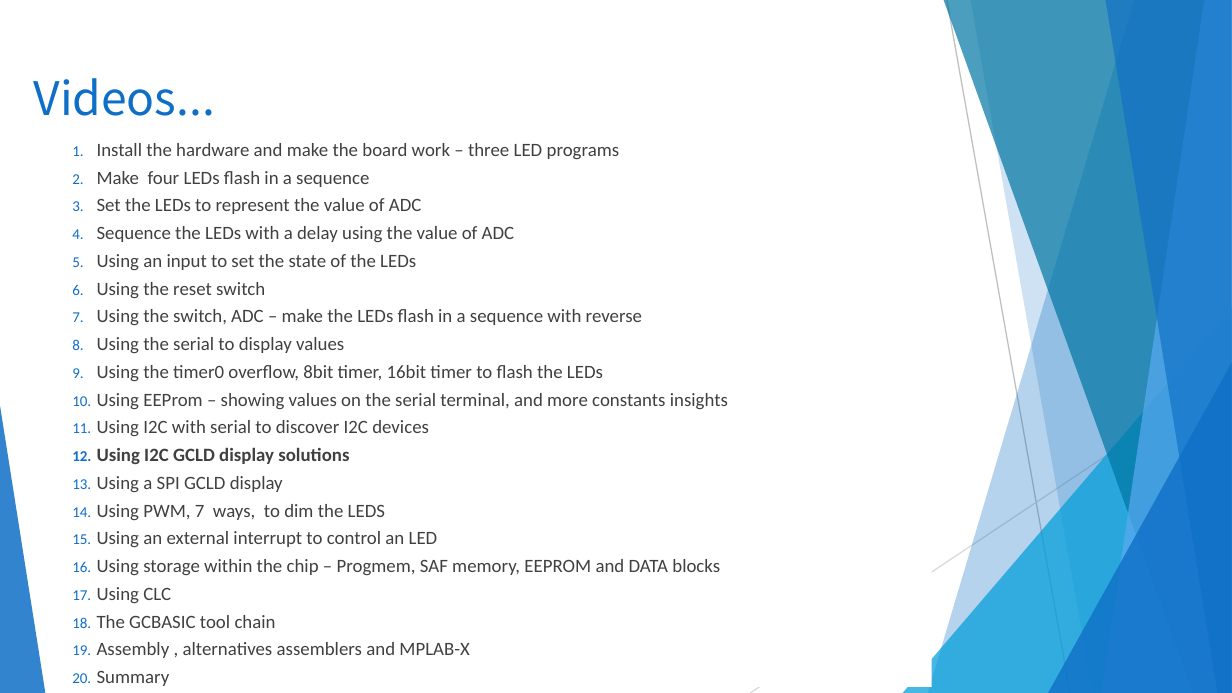
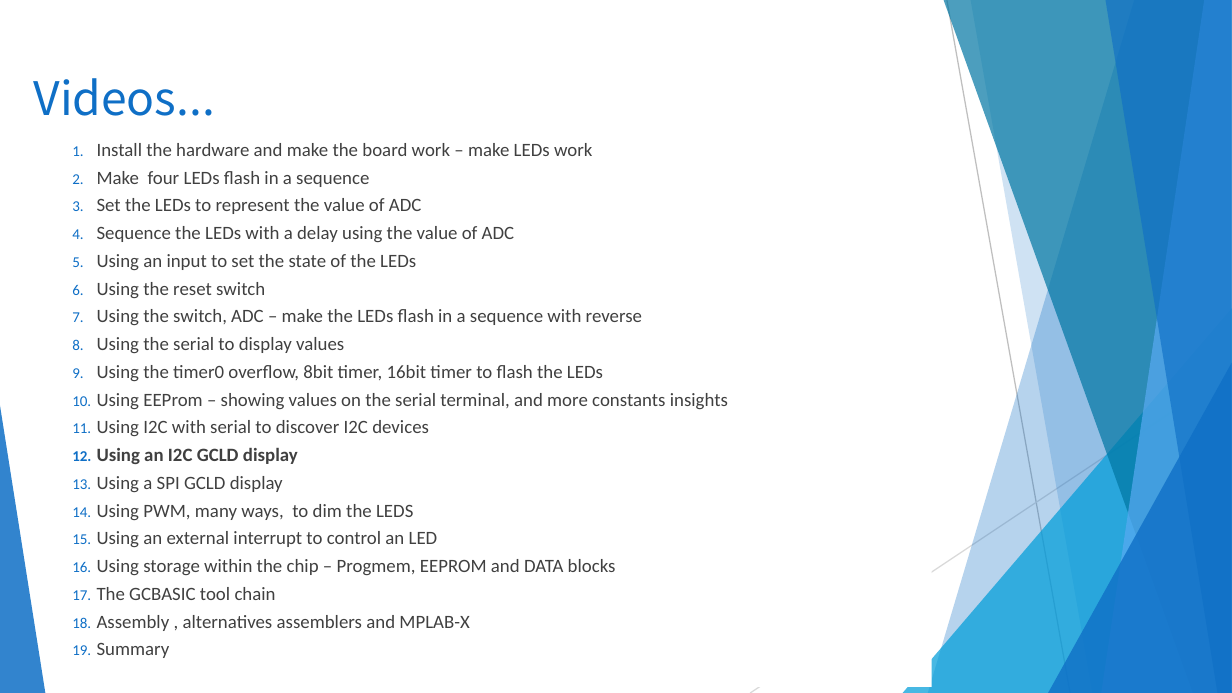
Before and after one commit to GreatCowBASIC/Demonstration_Sources, a slide deck: slide 5 of Vendor_Boards/Microchip_PICDEM 2 plus_board_2010/tutorials/GCBASIC_Part12_GLCD_I2C_demos.pptx. Drawn at 1232x693 pixels with LibreOffice and Linux fonts; fonts in the diff are those of the drawing; background and template pictures are left out. Boxes give left, top, right and bottom in pixels: in the first picture for what was removed or moved away, otherwise in the second. Text is boxed around its words. In the diff, an @@ line names an element or a change of style, - is before the commit and + after.

```diff
--- a/Vendor_Boards/Microchip_PICDEM 2 plus_board_2010/tutorials/GCBASIC_Part12_GLCD_I2C_demos.pptx
+++ b/Vendor_Boards/Microchip_PICDEM 2 plus_board_2010/tutorials/GCBASIC_Part12_GLCD_I2C_demos.pptx
@@ text at (97, 143, 592, 156): text changed @@
-1. Install the hardware and make the board work – three LED programs
+1. Install the hardware and make the board work – make LEDs work
@@ text at (97, 448, 298, 464): text changed @@
-12. Using I2C GCLD display solutions
+12. Using an I2C GCLD display
@@ text at (97, 504, 413, 520): text changed @@
-14. Using PWM, 7 ways, to dim the LEDS
+14. Using PWM, many ways, to dim the LEDS
@@ text at (97, 559, 616, 575): text changed @@
-16. Using storage within the chip – Progmem, SAF memory, EEPROM and DATA blocks
-17. Using CLC
+16. Using storage within the chip – Progmem, EEPROM and DATA blocks
```
Also in this commit, not shown: 11 other slides changed, 2 slides added, 1 slide removed, 58 other files.
